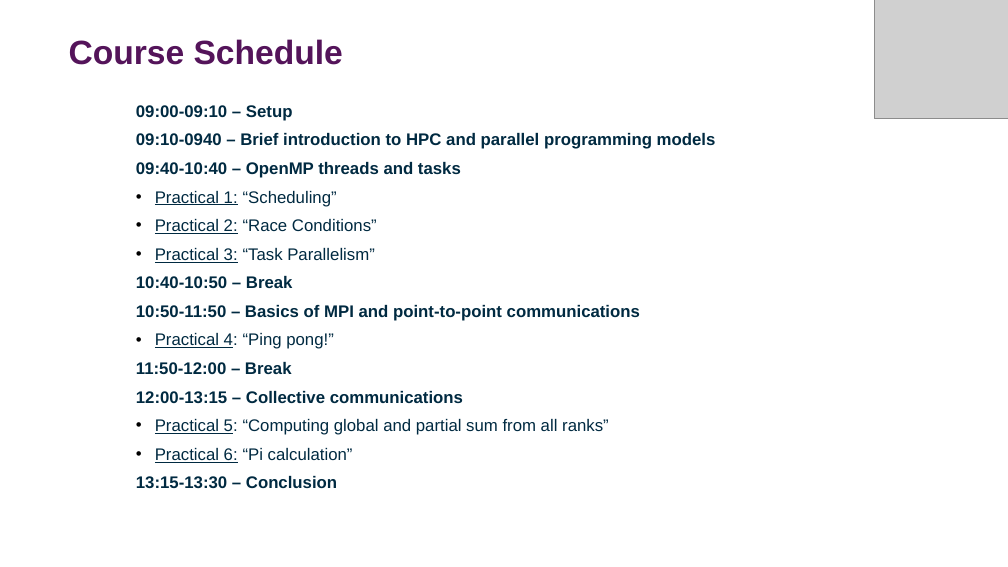
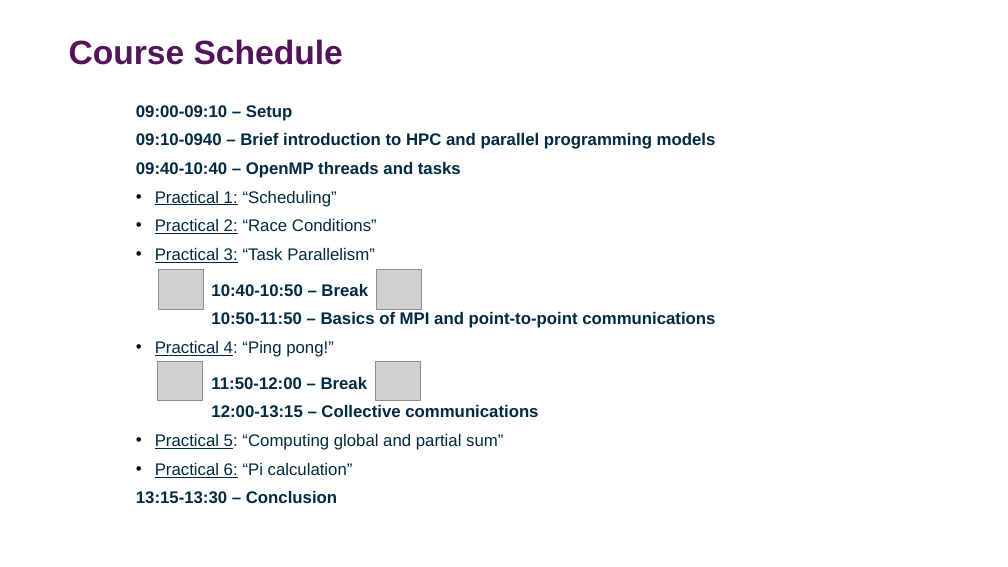
Before and after one commit to DurhamARC-Training/BasicParallelProgramming, a slide deck: slide 3 of OpenMPMPIShortCourse_Spring2026.odp. Drawn at 1008x567 pixels with LibreOffice and Linux fonts; fonts in the diff are those of the drawing; grey boxes stand for pictures; background and template pictures are left out. Boxes give left, top, right and bottom in pixels: in the first picture for what was removed or moved away, otherwise in the second. Text is boxed around its words. In the diff, an @@ line names an element or a change of style, - is before the commit and + after.

Commit message:
Update list of instructors/helper, date and course schedule; begin editing MPI collective communications

```diff
--- a/OpenMPMPIShortCourse_Spring2026.odp
+++ b/OpenMPMPIShortCourse_Spring2026.odp
@@ picture added at (x1=158, y1=270, x2=203, y2=309) @@
@@ text at (x1=211, y1=284, x2=368, y2=389): list level 1 to 2 in "10:40-10:50 – Break"; list level 1 to 2 in "11:50-12:00 – Break" @@
@@ picture resized from (x1=875, y1=0, x2=1008, y2=119) to (x1=377, y1=270, x2=421, y2=309) @@
@@ picture added at (x1=157, y1=361, x2=202, y2=400) @@
@@ picture added at (x1=376, y1=361, x2=420, y2=400) @@
@@ text at (x1=155, y1=434, x2=503, y2=450): text changed @@
-• Practical 5: “Computing global and partial sum from all ranks”
+• Practical 5: “Computing global and partial sum”
```
Also in this commit, not shown: 47 other slides changed, 12 slides added, 10 slides removed, 2 other files.
